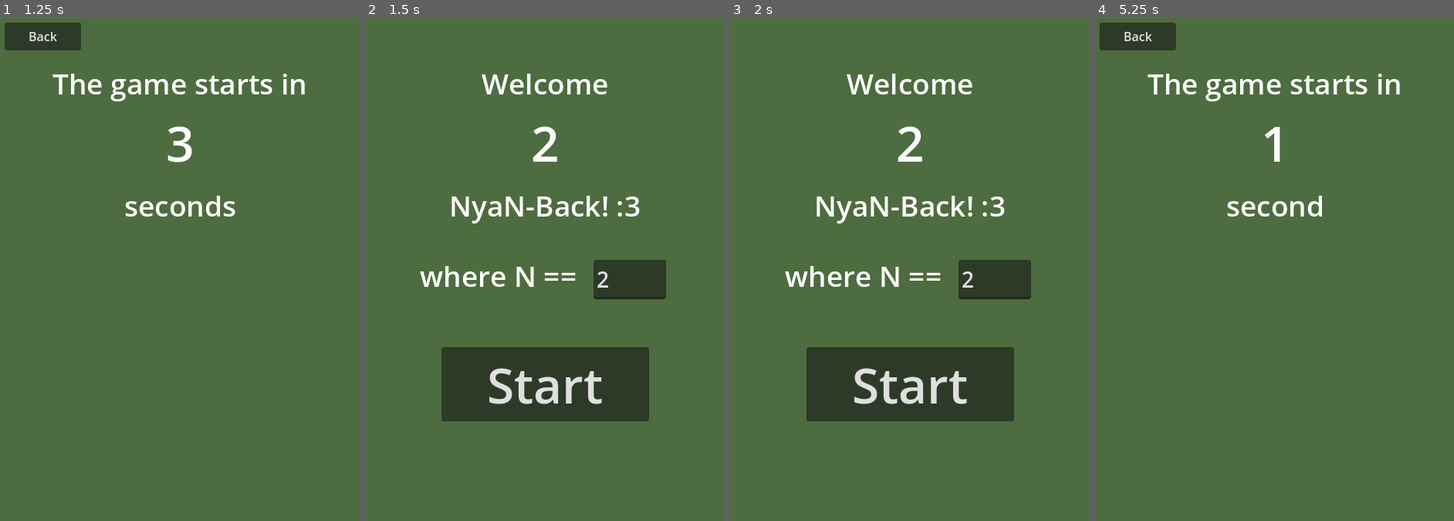
Above: before the commit, frames 1-4 (left to right).
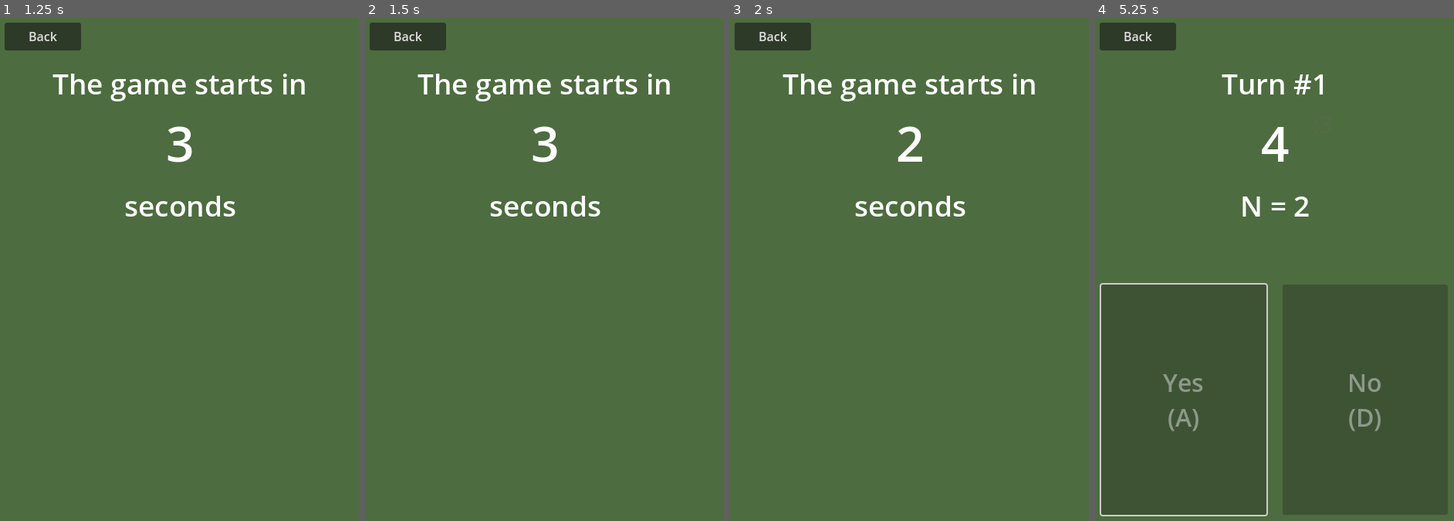
Above: after the commit, the same moments.

Repository: loveaabb/NyaN_Back
Game: Godot game, scene res://main.tscn
Same seed, same stepped clock (60 frames per second), same inputs: the game is played once before the commit and once after it.
Inputs (mouse positions are in pixels of both pictures, inside the frame that each line leads up to):
- Up to frame 1 (1.25 s): click "Start" at 0.5 s
- Up to frame 2 (1.5 s): click "Back" at 1.25 s
- Up to frame 3 (2 s): no input
- Up to frame 4 (5.25 s): click (1274, 385) at 2 s, where only the run before the commit has a clickable "Start"; move the mouse to (1357, 264) at 2.77 s; click (1357, 264) at 2.92 s; move the mouse to (1199, 319) at 3.52 s; click (1199, 319) at 3.67 s; move the mouse to (1310, 168) at 4.27 s; click (1310, 168) at 4.42 s; move the mouse to (1256, 400) at 5.02 s; click (1256, 400) at 5.17 s

Frame 1 is identical in both runs. In frame 2, 14% of the frame differs, in the area x 1-85%, y 0-81%; in frame 3, 14%; in frame 4, 45%, in the area x 1-99%, y 11-100%.

Commit message:
add some cute pop texts ;3

Diff:
--- a/main.gd
+++ b/main.gd
@@ -1,4 +1,6 @@
 extends Node2D
+
+const MEOW = ["meow!", "nya!", ":3", ";3", "purrr~"]
 
 var numberQueue := []
 var backN := 2
@@ -12,6 +14,7 @@
 var rightTimes := 0
 var wrongTimes := 0
 var missTimes := 0
+var gameState := "mainmenu"
 
 var RNG = RandomNumberGenerator.new()
 
@@ -55,6 +58,7 @@
 
 func game_start() -> void:
 	turnState = 0
+	gameState = "inprogress"
 
 	$gameCounter.wait_time = turnTime / maxState
 	$gameCounter.start()
@@ -89,6 +93,7 @@
 	rightTimes = 0
 	wrongTimes = 0
 	missTimes = 0
+	gameState = "mainmenu"
 
 
 	$UI.set_choice_buttons_visibility(false)
@@ -128,7 +133,7 @@
 			$UI.set_choice_buttons_visibility(true)
 
 		if not chosen:
-			$UI/PopTextGenerator.emit_text("Miss!", position, Color.RED)
+			$UI/PopTextGenerator.emit_text("Miss!", $UI/NumDisplay.position, Color.RED)
 			missTimes += 1
 			update_stats()
 
@@ -154,14 +159,24 @@
 func _on_ui_choice(yes: bool) -> void:
 	if acceptChoice:
 		if is_numbers_match() == yes:
-			$UI/PopTextGenerator.emit_text("Correct!", position, Color.GREEN)
+			$UI/PopTextGenerator.emit_text("Correct!", $UI/NumDisplay.position, Color.GREEN)
 			rightTimes += 1
 			update_stats()
 		else:
-			$UI/PopTextGenerator.emit_text("Wrong!", position, Color.RED)
+			$UI/PopTextGenerator.emit_text("Wrong!", $UI/NumDisplay.position, Color.RED)
 			wrongTimes += 1
 			update_stats()
 
 		acceptChoice = false
 		chosen = true
 		$UI.set_choice_buttons_availability(acceptChoice)
+
+func _on_color_rect_gui_input(event: InputEvent) -> void:
+	if (event is InputEventMouseButton) \
+		and event.is_pressed() and event.button_index == 1 \
+		or (event is InputEventScreenTouch) \
+		and event.is_pressed():
+			var strtomeow: String = MEOW.pick_random()
+			var randcolor = Color(RNG.randf(), RNG.randf(), RNG.randf(), 1)
+
+			$UI/PopTextGenerator.emit_text(strtomeow, event.position, randcolor)
--- a/main.tscn
+++ b/main.tscn
@@ -17,6 +17,7 @@
 
 [node name="gameCounter" type="Timer" parent="."]
 
+[connection signal="gui_input" from="ColorRect" to="." method="_on_color_rect_gui_input"]
 [connection signal="choice" from="UI" to="." method="_on_ui_choice"]
 [connection signal="reset_game" from="UI" to="." method="reset_game"]
 [connection signal="start_game" from="UI" to="." method="pregame"]
--- a/ui.tscn
+++ b/ui.tscn
@@ -187,10 +187,8 @@
 text = "Back"
 
 [node name="PopTextGenerator" parent="." instance=ExtResource("2_7jrdd")]
-offset_left = 238.0
-offset_top = 168.0
-offset_right = -179.0
-offset_bottom = -504.0
+offset_right = -417.0
+offset_bottom = -672.0
 pop_text_scene = ExtResource("3_0vw2x")
 text_size = 32
 
